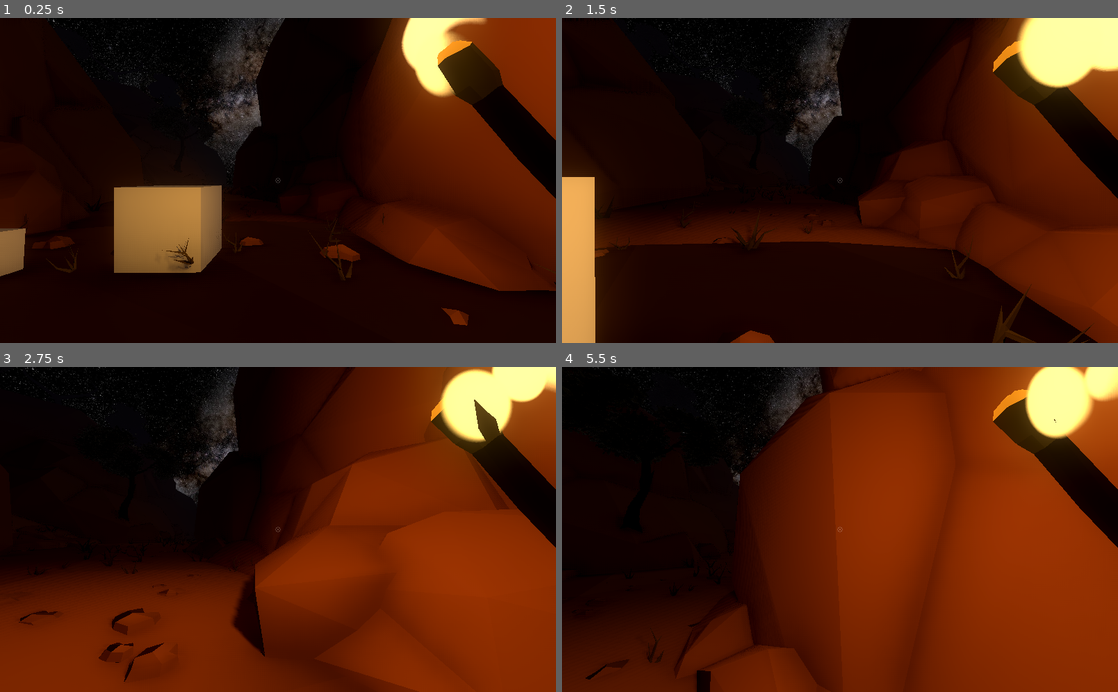
Above: before the commit, frames 1-4 (two rows, left to right).
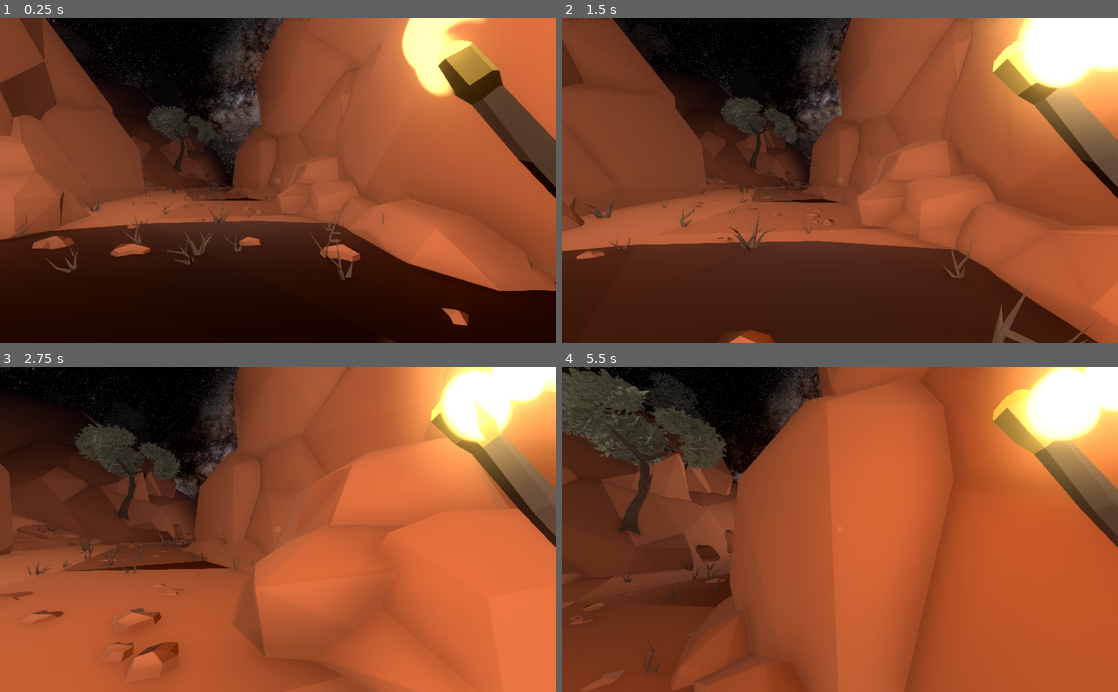
Above: after the commit, the same moments.

Repository: Anemony22/Creative-Jam-2021
Game: Godot game, scene res://scenes/levels/Valley.tscn
Same seed, same stepped clock (60 frames per second), same inputs: the game is played once before the commit and once after it.
Inputs (mouse positions are in pixels of both pictures, inside the frame that each line leads up to):
- Up to frame 1 (0.25 s): no input
- Up to frame 2 (1.5 s): tap Enter at 0.5 s; move the mouse to (867, 180) at 0.52 s; hold E (interact, bound only after the commit) 0.53-1.28 s; hold W (move_forward) from 0.53 s (still down); move the mouse to (812, 180) at 1.27 s; tap E (interact, bound only after the commit) at 1.35 s
- Up to frame 3 (2.75 s): keep holding W (move_forward); move the mouse to (289, 523) at 2.02 s; hold E (interact, bound only after the commit) from 2.03 s (still down)
- Up to frame 4 (5.5 s): keep holding W (move_forward); move the mouse to (834, 536) at 2.77 s; release E (interact, bound only after the commit) at 2.78 s; tap E (interact, bound only after the commit) at 2.85, 4.35 s; move the mouse to (878, 532) at 3.52 s; hold E (interact, bound only after the commit) 3.53-4.28 s; move the mouse to (795, 526) at 4.27 s; move the mouse to (845, 529) at 5.02 s; hold E (interact, bound only after the commit) from 5.03 s (still down)

The runs differ from the first frame. In frame 1, 67% of the frame differs, in the area x 0-100%, y 0-100%; in frame 2, 89%; in frame 3, 90%; in frame 4, 94%.

Commit message:
Fixing weird github things

Diff:
--- a/project.godot
+++ b/project.godot
@@ -13,6 +13,11 @@
 config/name="Creative Jam 2021"
 run/main_scene="res://scenes/levels/Valley.tscn"
 config/icon="res://icon.png"
+
+[display]
+
+window/stretch/mode="2d"
+window/stretch/aspect="keep"
 
 [importer_defaults]
 
@@ -1092,6 +1097,12 @@
 "events": [ Object(InputEventKey,"resource_local_to_scene":false,"resource_name":"","device":0,"alt":false,"shift":false,"control":false,"meta":false,"command":false,"pressed":false,"scancode":68,"unicode":0,"echo":false,"script":null)
  ]
 }
+interact={
+"deadzone": 0.5,
+"events": [ Object(InputEventKey,"resource_local_to_scene":false,"resource_name":"","device":0,"alt":false,"shift":false,"control":false,"meta":false,"command":false,"pressed":false,"scancode":69,"unicode":0,"echo":false,"script":null)
+, Object(InputEventMouseButton,"resource_local_to_scene":false,"resource_name":"","device":-1,"alt":false,"shift":false,"control":false,"meta":false,"command":false,"button_mask":0,"position":Vector2( 0, 0 ),"global_position":Vector2( 0, 0 ),"factor":1.0,"button_index":1,"pressed":false,"doubleclick":false,"script":null)
+ ]
+}
 
 [physics]
 
@@ -1100,4 +1111,5 @@
 [rendering]
 
 quality/filters/msaa=2
+quality/filters/use_fxaa=true
 environment/default_environment="res://default_env.tres"
--- a/scenes/levels/Valley.tscn
+++ b/scenes/levels/Valley.tscn
@@ -13,11 +13,9 @@
 [ext_resource path="res://scenes/environment/rocks/medium/medium_rock1.tscn" type="PackedScene" id=11]
 [ext_resource path="res://scenes/environment/rocks/medium/medium_rock4.tscn" type="PackedScene" id=12]
 [ext_resource path="res://scenes/environment/rocks/medium/medium_rock5.tscn" type="PackedScene" id=13]
-[ext_resource path="res://scenes/objects/interactables/artefacts/TestInteractionCube.tscn" type="PackedScene" id=30]
-[ext_resource path="res://scenes/objects/interactables/Interactable.tscn" type="PackedScene" id=31]
 
 [sub_resource type="BoxShape" id=1]
-extents = Vector3( 30, 1, 30 )
+extents = Vector3( 28.973, 1, 60 )
 
 [sub_resource type="PlaneMesh" id=2]
 
@@ -45,10 +43,6 @@
 mesh = ExtResource( 8 )
 transform_array = PoolVector3Array( -1.54043, 0.064814, 0.406855, -0.0767886, 1.50195, -0.530005, -0.404765, -0.531602, …(763 unchanged characters)…
 
-[sub_resource type="CubeMesh" id=7]
-
-[sub_resource type="BoxShape" id=8]
-
 [node name="Main" type="Node"]
 script = ExtResource( 2 )
 
@@ -57,7 +51,6 @@
 
 [node name="GodLight" type="OmniLight" parent="."]
 transform = Transform( 1, 0, 0, 0, 1, 0, 0, 0, 1, 0, 8.59394, 0 )
-visible = false
 omni_range = 74.2967
 __meta__ = {
 "_editor_description_": "A light that illumiates the entire cave. Disable when not testing."
@@ -65,7 +58,6 @@
 
 [node name="GodLight2" type="OmniLight" parent="."]
 transform = Transform( 1, 0, 0, 0, 1, 0, 0, 0, 1, -10.5089, 8.59394, -75.9826 )
-visible = false
 omni_range = 74.2967
 __meta__ = {
 "_editor_description_": "A light that illumiates the entire cave. Disable when not testing."
@@ -151,10 +143,9 @@
 transform = Transform( 0.549456, 0, 8.1519, 0, 0.702, 0, -3.96566, 0, 0.842671, -8.66638, 0.418703, -85.7444 )
 
 [node name="Height Collision" type="StaticBody" parent="ValleyBase"]
-transform = Transform( 1, 0, 0, 0, 1, 0, 0, 0, 1, 0, 8.08845, 0 )
+transform = Transform( 0.986205, 0, 0.16553, 0, 1, 0, -0.16553, 0, 0.986205, -8.17364, 8.36651, -47.8546 )
 __meta__ = {
-"_edit_group_": true,
-"_edit_lock_": true
+"_edit_group_": true
 }
 
 [node name="CollisionShape" type="CollisionShape" parent="ValleyBase/Height Collision"]
@@ -681,23 +672,3 @@
 __meta__ = {
 "_editor_description_": "The sun, sky plane and sun light for outside the cave"
 }
-
-[node name="TestInteractionCube" parent="." instance=ExtResource( 30 )]
-transform = Transform( 0.5, 0, 0, 0, 0.49922, 0.0279108, 0, -0.0279108, 0.49922, -3.92241, 2.23022, -5.80406 )
-
-[node name="StaticBody" type="StaticBody" parent="."]
-transform = Transform( 1, 0, 0, 0, 1, 0, 0, 0, 1, 0, 2.72269, -6.98358 )
-__meta__ = {
-"_edit_group_": true
-}
-
-[node name="MeshInstance" type="MeshInstance" parent="StaticBody"]
-mesh = SubResource( 7 )
-material/0 = null
-
-[node name="CollisionShape" type="CollisionShape" parent="StaticBody"]
-shape = SubResource( 8 )
-
-[node name="Interactable" parent="StaticBody" instance=ExtResource( 31 )]
-title = "another one"
-description = "awd"
Not shown: 1 places in scenes/levels/Valley.tscn that only renumber resources
